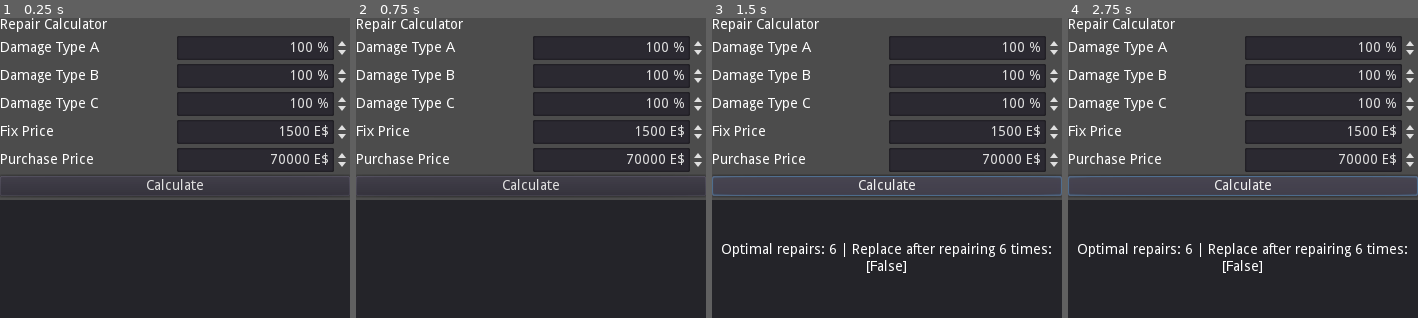
Above: before the commit, frames 1-4 (left to right).
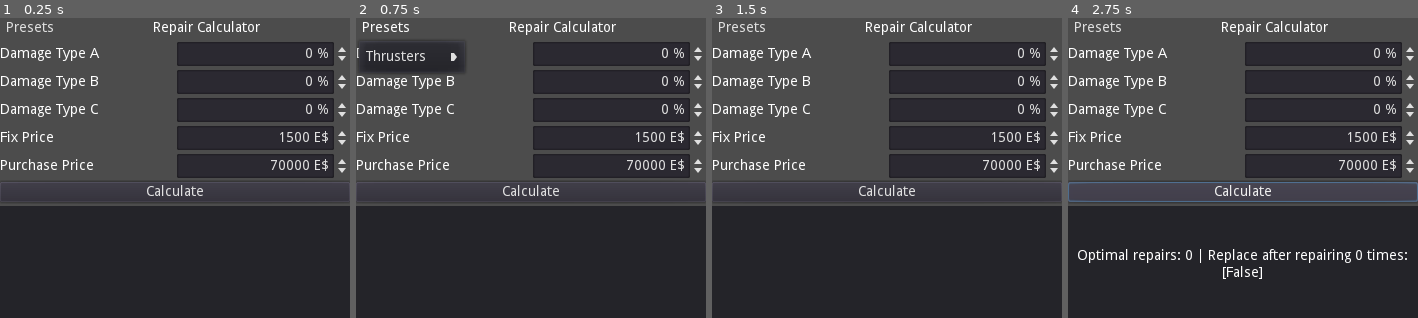
Above: after the commit, the same moments.

Repository: rwqfsfasxc100/Repair-Calculator-Tool
Game: Godot game, scene res://Boot.tscn
Same seed, same stepped clock (60 frames per second), same inputs: the game is played once before the commit and once after it.
Inputs (mouse positions are in pixels of both pictures, inside the frame that each line leads up to):
- Up to frame 1 (0.25 s): no input
- Up to frame 2 (0.75 s): click (387, 27) at 0.5 s, where only the run after the commit has a clickable "Presets"
- Up to frame 3 (1.5 s): click "Calculate" at 1.25 s
- Up to frame 4 (2.75 s): click "Calculate" at 2 s

The runs differ from the first frame. In frame 1, 14% of the frame differs, in the area x 0-100%, y 0-63%; in frame 2, 16%; in frame 3, 16%; in frame 4, 17%, in the area x 0-100%, y 0-87%.

Commit message:
updated calculator tool

Diff:
--- a/Boot.gd
+++ b/Boot.gd
@@ -21,9 +21,9 @@
 func _ready():
 	setupCFG()
 
-var dmg1 = 100
-var dmg2 = 100
-var dmg3 = 100
+var dmg1 = 0
+var dmg2 = 0
+var dmg3 = 0
 
 var fix = 1500
 var replace = 70000
@@ -53,9 +53,9 @@
 var cfg = ConfigFile.new()
 func setupCFG():
 	if not file.file_exists(cfgpath):
-		cfg.set_value("config","damage_1",100)
-		cfg.set_value("config","damage_2",100)
-		cfg.set_value("config","damage_3",100)
+		cfg.set_value("config","damage_1",0)
+		cfg.set_value("config","damage_2",0)
+		cfg.set_value("config","damage_3",0)
 		cfg.set_value("config","fix_price",1500)
 		cfg.set_value("config","buy_price",70000)
 		cfg.save(cfgpath)
--- a/Boot.tscn
+++ b/Boot.tscn
@@ -1,21 +1,36 @@
-[gd_scene load_steps=2 format=2]
+[gd_scene load_steps=3 format=2]
 
 [ext_resource path="res://Boot.gd" type="Script" id=1]
+[ext_resource path="res://Presets.gd" type="Script" id=2]
 
 [node name="VBoxContainer" type="VBoxContainer"]
 margin_right = 350.0
 margin_bottom = 300.0
 script = ExtResource( 1 )
 
-[node name="Label" type="Label" parent="."]
+[node name="MENU" type="HBoxContainer" parent="."]
 margin_right = 350.0
-margin_bottom = 14.0
+margin_bottom = 20.0
+
+[node name="Presets" type="MenuButton" parent="MENU"]
+margin_right = 60.0
+margin_bottom = 20.0
+text = "Presets"
+script = ExtResource( 2 )
+
+[node name="Label" type="Label" parent="MENU"]
+margin_left = 64.0
+margin_top = 3.0
+margin_right = 350.0
+margin_bottom = 17.0
+size_flags_horizontal = 3
 text = "Repair Calculator"
+align = 1
 
 [node name="A" type="HBoxContainer" parent="."]
-margin_top = 18.0
+margin_top = 24.0
 margin_right = 350.0
-margin_bottom = 42.0
+margin_bottom = 48.0
 
 [node name="Label" type="Label" parent="A"]
 margin_top = 5.0
@@ -29,14 +44,13 @@
 margin_right = 350.0
 margin_bottom = 24.0
 size_flags_horizontal = 3
-value = 100.0
 align = 2
 suffix = "%"
 
 [node name="B" type="HBoxContainer" parent="."]
-margin_top = 46.0
+margin_top = 52.0
 margin_right = 350.0
-margin_bottom = 70.0
+margin_bottom = 76.0
 
 [node name="Label" type="Label" parent="B"]
 margin_top = 5.0
@@ -50,14 +64,13 @@
 margin_right = 350.0
 margin_bottom = 24.0
 size_flags_horizontal = 3
-value = 100.0
 align = 2
 suffix = "%"
 
 [node name="C" type="HBoxContainer" parent="."]
-margin_top = 74.0
+margin_top = 80.0
 margin_right = 350.0
-margin_bottom = 98.0
+margin_bottom = 104.0
 
 [node name="Label" type="Label" parent="C"]
 margin_top = 5.0
@@ -71,14 +84,13 @@
 margin_right = 350.0
 margin_bottom = 24.0
 size_flags_horizontal = 3
-value = 100.0
 align = 2
 suffix = "%"
 
 [node name="Fix" type="HBoxContainer" parent="."]
-margin_top = 102.0
+margin_top = 108.0
 margin_right = 350.0
-margin_bottom = 126.0
+margin_bottom = 132.0
 
 [node name="Label" type="Label" parent="Fix"]
 margin_top = 5.0
@@ -98,9 +110,9 @@
 suffix = "E$"
 
 [node name="Replace" type="HBoxContainer" parent="."]
-margin_top = 130.0
+margin_top = 136.0
 margin_right = 350.0
-margin_bottom = 154.0
+margin_bottom = 160.0
 
 [node name="Label" type="Label" parent="Replace"]
 margin_top = 5.0
@@ -121,13 +133,13 @@
 suffix = "E$"
 
 [node name="Calc" type="Button" parent="."]
-margin_top = 158.0
+margin_top = 164.0
 margin_right = 350.0
-margin_bottom = 178.0
+margin_bottom = 184.0
 text = "Calculate"
 
 [node name="Panel" type="Panel" parent="."]
-margin_top = 182.0
+margin_top = 188.0
 margin_right = 350.0
 margin_bottom = 300.0
 size_flags_horizontal = 3
--- /dev/null
+++ b/Presets.gd
@@ -0,0 +1,19 @@
+extends MenuButton
+
+export var base_node = NodePath("../..")
+onready var top = get_node_or_null(base_node)
+
+onready var data = load("res://default_data.gd").new().get_script().get_script_constant_map()["DATA"]
+
+
+
+func _ready():
+	for sect in data:
+		var obj = data[sect]
+		var p = get_popup()
+		var cl = PopupMenu.new()
+		cl.name = sect
+		cl.set_script(load("res://submenu.gd"))
+		cl.data = obj.duplicate(true)
+		p.add_child(cl)
+		p.add_submenu_item(sect,sect)
--- /dev/null
+++ b/default_data.gd
@@ -0,0 +1,7 @@
+extends Node
+
+const DATA = {
+	"Thrusters":{
+
+	}
+}
--- /dev/null
+++ b/submenu.gd
@@ -0,0 +1,9 @@
+extends Node
+
+var data = {}
+
+func _ready():
+
+
+
+	print("Submenu ",self.name," has data ",JSON.print(data))
